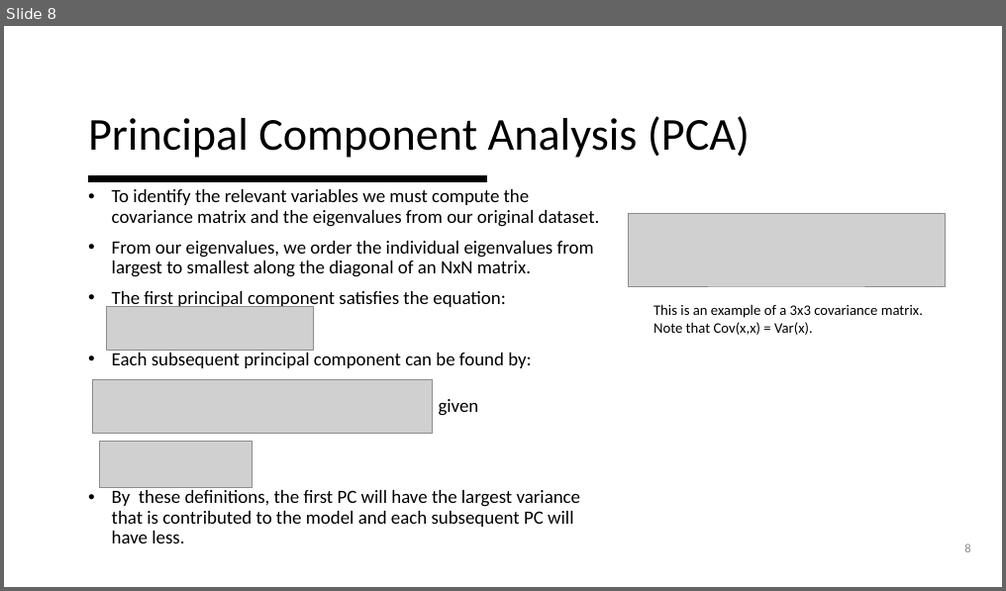
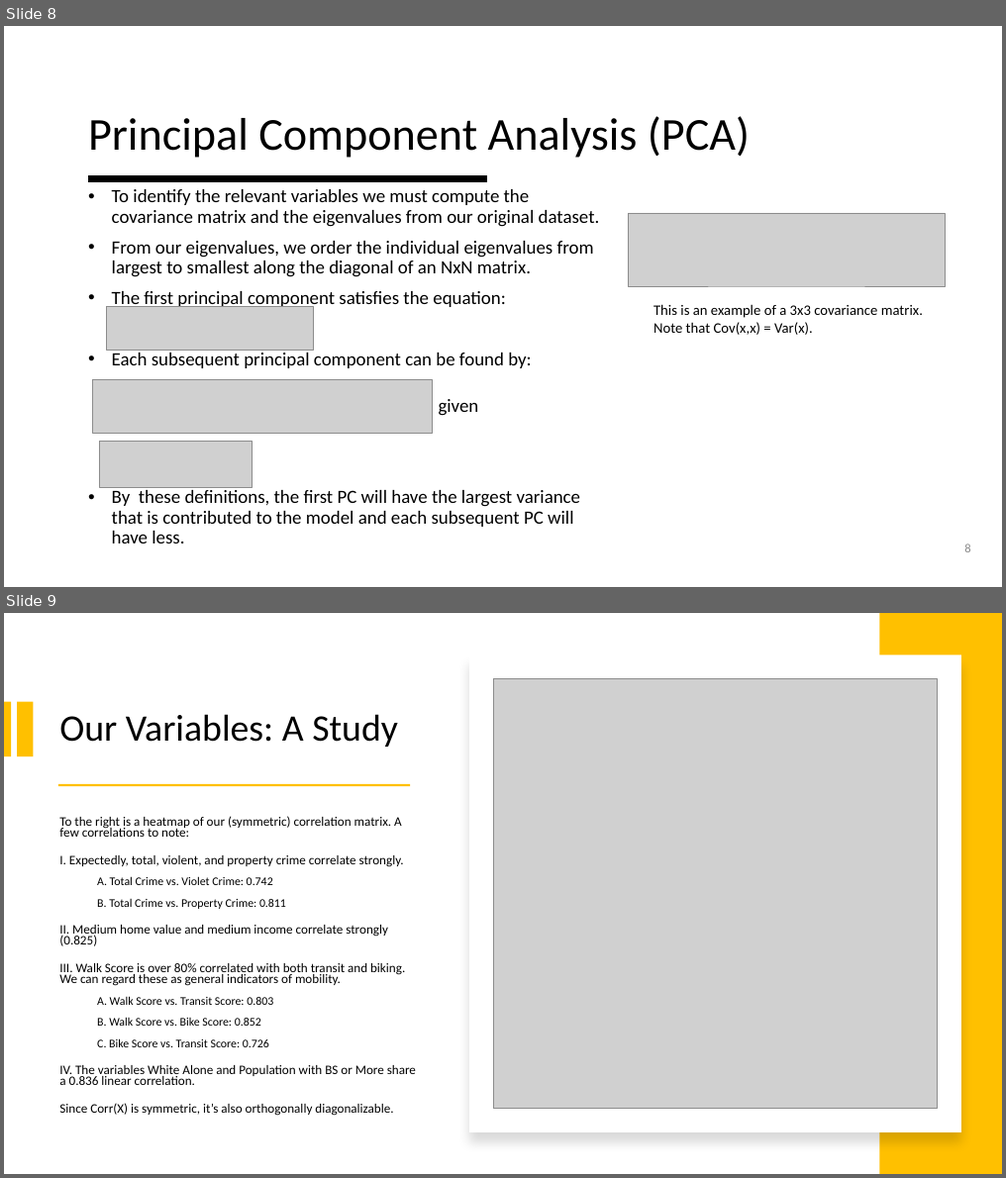
Before and after one commit to AlexSchaefferEdu/GP1, a slide deck: Project 2 Presentation.pptx. Shown one above the other, each under a label of ours: slide 8 before the commit, slides 8 and 9 after it. The pictures are 1006x591 and 1006x1178 pixels, drawn with LibreOffice and Linux fonts; fonts in the diff are those of the drawing; grey boxes stand for pictures. Boxes give left, top, right and bottom in pixels: in the first picture for what was removed or moved away, otherwise in the second. Text is boxed around its words. In the diff, an @@ line names an element or a change of style, - is before the commit and + after.

```diff
--- a/Project 2 Presentation.pptx
+++ b/Project 2 Presentation.pptx
@@ slide 9 added at [4, 613, 1002, 1174], background #FFFFFF @@
@@ rectangle added at [880, 613, 1002, 1174], fill #FFC000 @@
@@ rectangle added at [469, 655, 961, 1133], fill #FFFFFF @@
@@ rectangle added at [4, 701, 12, 757], fill #FFC000 @@
@@ rectangle added at [17, 701, 33, 757], fill #FFC000 @@
@@ picture added at [494, 678, 938, 1109] @@
@@ title added at [59, 714, 398, 747], 36 pt, text #000000 @@
+Our Variables: A Study
@@ rectangle added at [58, 784, 411, 786], fill #FFC000 @@
@@ text added at [59, 816, 416, 1116], 12.5 pt, text #000000 @@
+To the right is a heatmap of our (symmetric) correlation matrix. A few correlations to note:
+I. Expectedly, total, violent, and property crime correlate strongly.
+  A. Total Crime vs. Violet Crime: 0.742
+  B. Total Crime vs. Property Crime: 0.811
+II. Medium home value and medium income correlate strongly (0.825)
+III. Walk Score is over 80% correlated with both transit and biking. We can regard these as general indicators of mobility.
+  A. Walk Score vs. Transit Score: 0.803
+  B. Walk Score vs. Bike Score: 0.852
+  C. Bike Score vs. Transit Score: 0.726
+IV. The variables White Alone and Population with BS or More share a 0.836 linear correlation.
+Since Corr(X) is symmetric, it’s also orthogonally diagonalizable.
```
Also in this commit, not shown: 7 slides changed, 3 slides removed, 3 other files.
